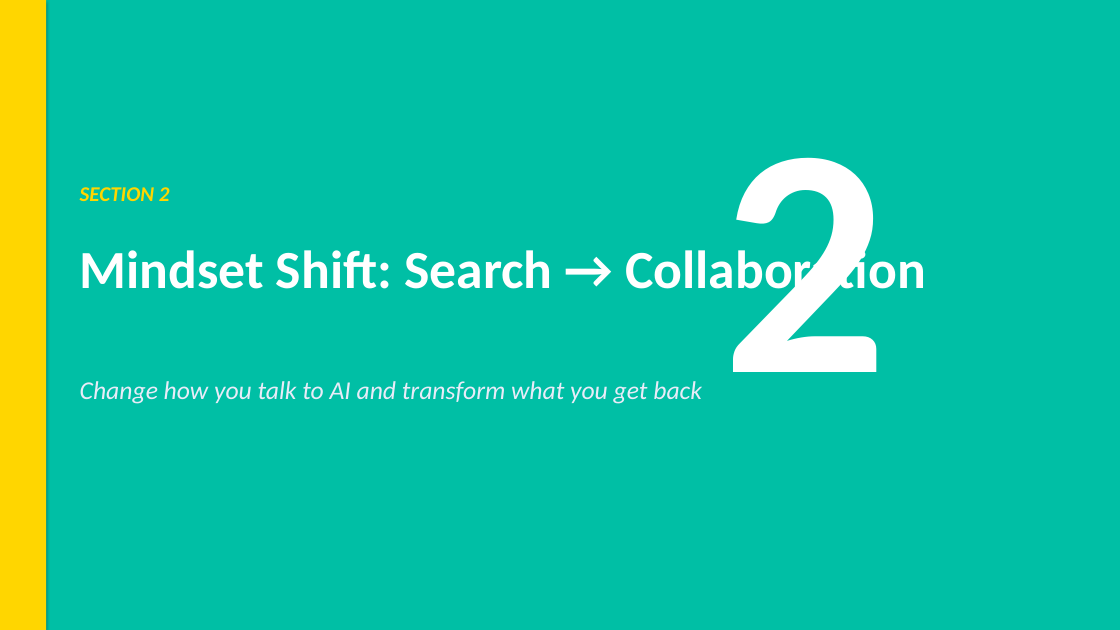
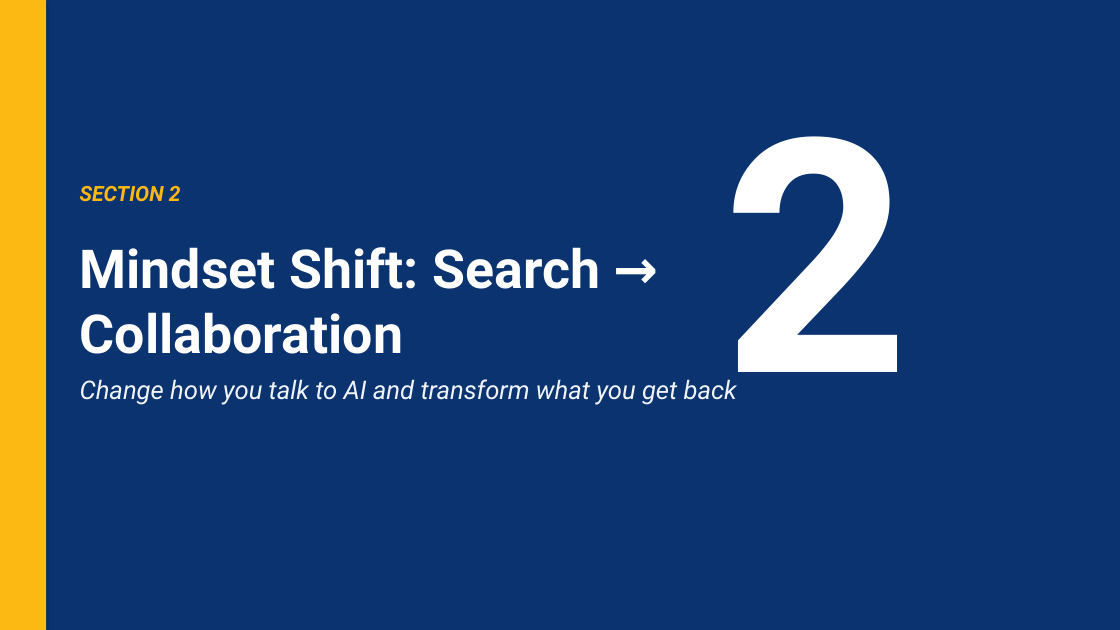
Before and after one commit to pegleg31/powerpoints, a slide deck: slide 11 of AI_Workshop_Presentation.pptx. Drawn at 1120x630 pixels with LibreOffice and Linux fonts; fonts in the diff are those of the drawing. Boxes give left, top, right and bottom in pixels: in the first picture for what was removed or moved away, otherwise in the second. Text is boxed around its words. In the diff, an @@ line names an element or a change of style, - is before the commit and + after.

```diff
--- a/AI_Workshop_Presentation.pptx
+++ b/AI_Workshop_Presentation.pptx
@@ background #00BFA5 to #0A3370 @@
@@ rectangle at [0, 0, 46, 630]: fill #FFD600 to #FDB913 @@
@@ text "2" at [722, 136, 909, 399]: font Calibri to Roboto @@
@@ text "SECTION 2" at [80, 186, 181, 202]: font Calibri to Roboto, text colour #FFD600 to #FDB913 @@
@@ text "Mindset Shift: Search → Collaboration" at [80, 247, 600, 354]: font Calibri to Roboto @@
@@ text "Change how you talk to ..." at [80, 379, 737, 405]: font Calibri to Roboto, text colour #E8ECF8 to #F0F4FA @@
```
Also in this commit, not shown: 43 other slides changed, 1 other file.
